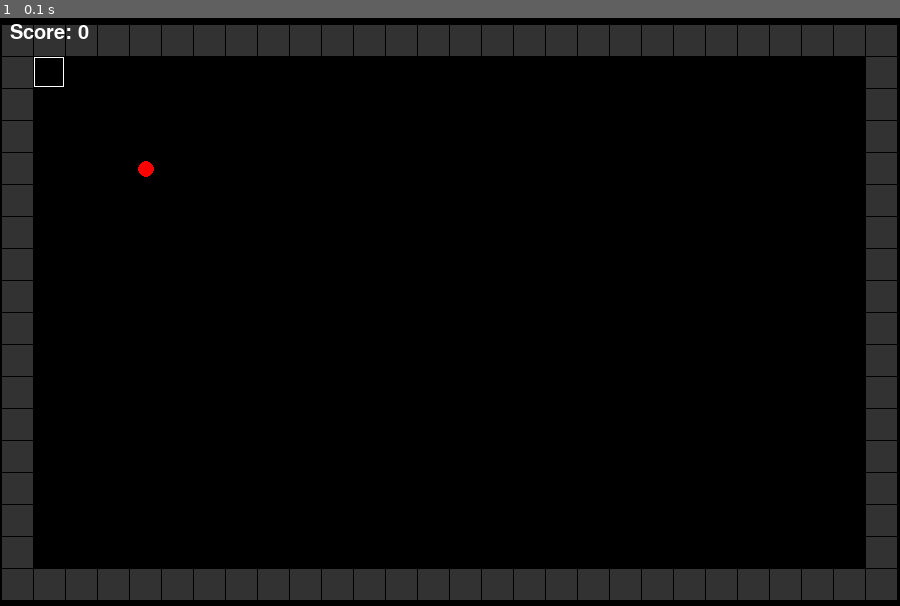
Above: before the commit, frame 1.
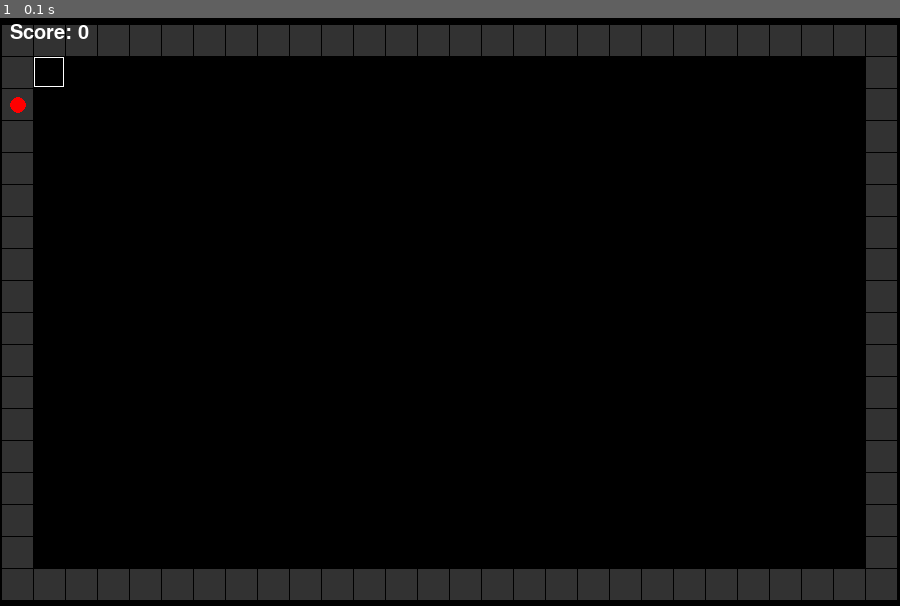
Above: after the commit, the same moment.

Repository: FoRVaiS/3522-assignment-1
Game: pygame game, started from src/cli.py
Same seed, same stepped clock (60 frames per second), same inputs: the game is played once before the commit and once after it.
Inputs:
- Up to frame 1 (0.1 s): no input

The runs differ from the first frame. In frame 1, less than 0.1% of the frame differs, in the area x 1-18%, y 13-28%.

Commit message:
feat(systems): create a system to spawn food in empty spots

Diff:
--- a/src/EventSystem.py
+++ b/src/EventSystem.py
@@ -1,8 +1,3 @@
-import random
-
-from GameObject import Food
-
-
 class EventSystem:
     def __init__(self, world, grid, state) -> None:
         self.world = world
@@ -12,12 +7,6 @@
     def on_eat_food(self, snake, food) -> None:
         self.world.remove_game_object(food)
 
-        x = random.randrange(0, 400, self.grid.get_cell_size())
-
-        # Spawn more food
-        newFood = Food(x + self.grid.get_x_offset(), x + self.grid.get_y_offset())
-        self.world.add_game_object(newFood)
-
         # Add a segment to the snake
         segment = snake.add_segment()
         self.world.add_game_object(segment)
--- a/src/Game.py
+++ b/src/Game.py
@@ -13,7 +13,7 @@
 from World import World
 from Grid import Grid
 from UI import UI
-from System import RenderingSystem, KeyboardInputSystem, MovementSystem, AiFollowSystem, CollisionSystem
+from System import RenderingSystem, KeyboardInputSystem, MovementSystem, AiFollowSystem, CollisionSystem, FoodSpawnSystem
 from Component import BoxSpriteComponent, CircleSpriteComponent, TransformComponent, PhysicsBodyComponent, PlayerControllerComponent, AiFollowComponent
 
 
@@ -54,6 +54,7 @@
         self.world = World(self.grid, self.state)
         self.pg_event_manager.subscribe(pygame.KEYDOWN, lambda event: self.world.reset() if event.key == pygame.K_r else None)
 
+        self.food_spawn_system = FoodSpawnSystem(self.grid, self.world, [])
         self.rendering_system = RenderingSystem(self.window.get_surface(), [[TransformComponent, BoxSpriteComponent], [TransformComponent, CircleSpriteComponent]])
         self.keyboard_input_system = KeyboardInputSystem(self.pg_event_manager, [[PlayerControllerComponent, PhysicsBodyComponent]])
         self.movement_system = MovementSystem(self.grid, [[TransformComponent, PhysicsBodyComponent]])
@@ -84,6 +85,7 @@
 
         self.grid.clear_all()
 
+        self.food_spawn_system.process(objects)
         self.movement_system.process(objects)
         self.follow_system.process(objects)
         self.collisions_system.process(objects)
--- a/src/System.py
+++ b/src/System.py
@@ -1,12 +1,14 @@
 from typing import List, Type, Dict
 from abc import ABC
+import random
 
 import pygame
 
 from PygameEventManager import PygameEventManager
-from GameObject import GameObject
+from GameObject import GameObject, Food
 from Component import Component, BoxSpriteComponent, CircleSpriteComponent, TransformComponent, PhysicsBodyComponent, PlayerControllerComponent, AiFollowComponent
 from Grid import Grid
+from World import World
 
 
 class System(ABC):
@@ -139,6 +141,42 @@
                     if x_dir != -physics_body_component.x_dir or y_dir != -physics_body_component.y_dir:
                         physics_body_component.x_dir = x_dir
                         physics_body_component.y_dir = y_dir
+
+
+class FoodSpawnSystem(System):
+    def __init__(self, grid: Grid, world: World, component_lists: List[List[Type[Component]]]):
+        super().__init__(component_lists)
+        self.grid = grid
+        self.world = world
+
+    def process(self, game_objects: List[GameObject]) -> None:
+        still_has_food = False
+
+        for entity in game_objects:
+            if isinstance(entity, Food):
+                still_has_food = True
+                break
+
+        if not still_has_food:
+            rows = self.grid.get_num_rows()
+            columns = self.grid.get_num_cols()
+            cell_size = self.grid.get_cell_size()
+            grid_x, grid_y = self.grid.get_x_offset(), self.grid.get_y_offset()
+            grid = self.grid.get_grid()
+
+            empty_cells = [
+                (x, y)
+                for x in range(columns)
+                for y in range(rows)
+                if grid[x][y] is None
+            ]
+
+            # Pick a random empty cell
+            x, y = random.choice(empty_cells)
+
+            # Spawn food
+            food = Food(x * cell_size + grid_x, y * cell_size + grid_y)
+            self.world.add_game_object(food)
 
 
 class CollisionSystem(System):
--- a/src/World.py
+++ b/src/World.py
@@ -32,10 +32,6 @@
             player_phys_body.add_collision_handler(Food, lambda food: event_system.on_eat_food(self.player, food))
             player_phys_body.add_collision_handler(Snake, lambda snake: self.defeat())
             player_phys_body.add_collision_handler(Wall, lambda wall: self.defeat())
-
-        # Spawn food
-        self.food = Food(128, 128)
-        self.add_game_object(self.food)
 
         # Spawn walls around the perimeter of the grid
         for x in range(self.grid.get_num_cols()):
